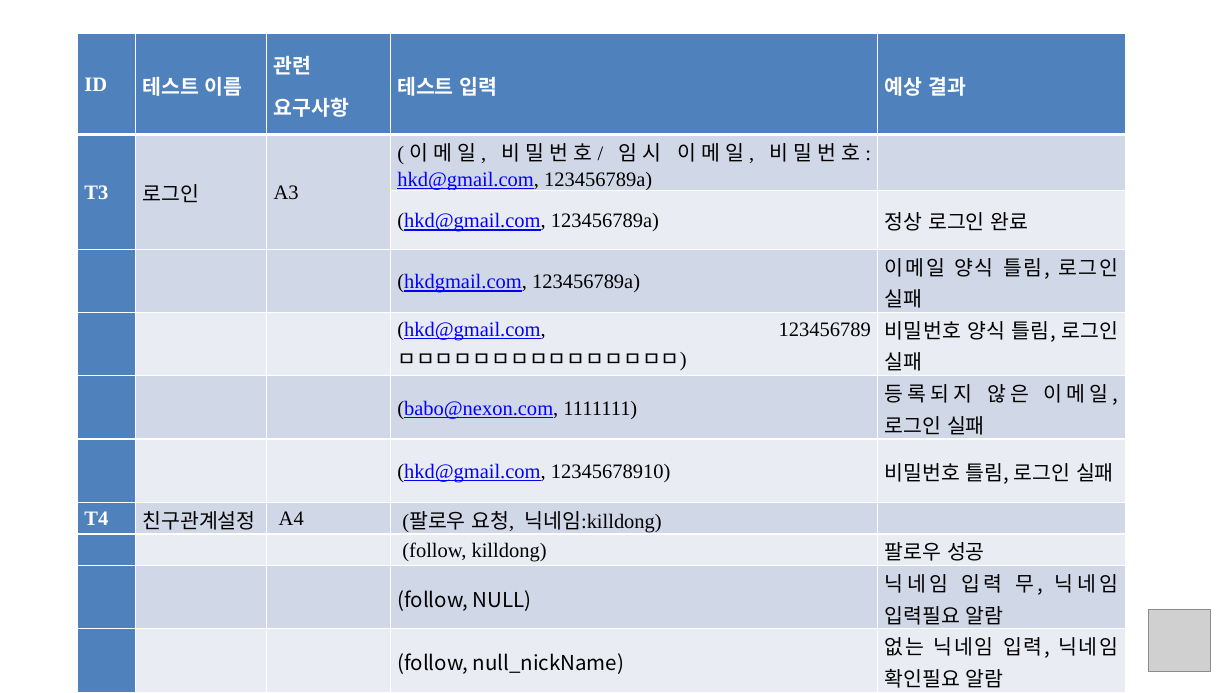
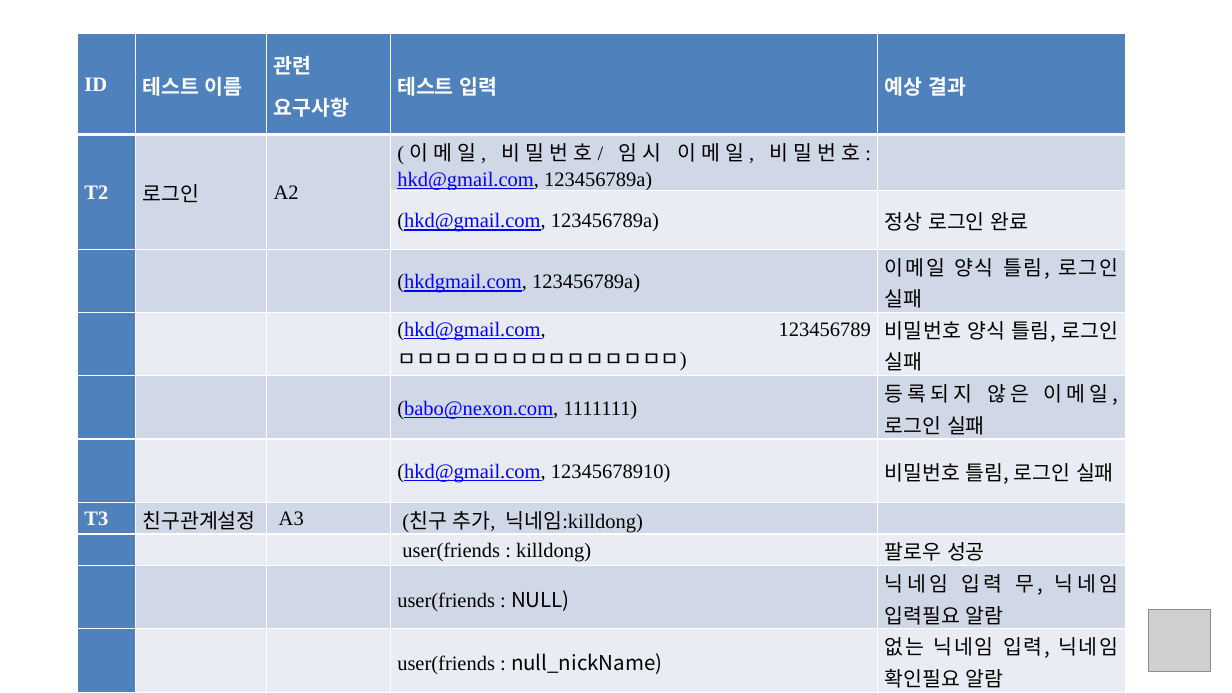
Before and after one commit to gestgest/snsProject, a slide deck: slide 3 of document/testCase.pptx. Drawn at 1232x693 pixels with LibreOffice and Linux fonts; fonts in the diff are those of the drawing; grey boxes stand for pictures. Boxes give left, top, right and bottom in pixels: in the first picture for what was removed or moved away, otherwise in the second. Text is boxed around its words. In the diff, an @@ line names an element or a change of style, - is before the commit and + after.

```diff
--- a/document/testCase.pptx
+++ b/document/testCase.pptx
@@ table at (x1=78, y1=33, x2=1127, y2=692) @@
-row 2, column 1: T3
+row 2, column 1: T2
-row 2, column 3: A3
+row 2, column 3: A2
-row 8: T4 | 친구관계설정 | A4 | (팔로우 요청, 닉네임:killdong) | 
+row 8: T3 | 친구관계설정 | A3 | (친구 추가, 닉네임:killdong) | 
-row 9, column 4: (follow, killdong)
+row 9, column 4: user(friends : killdong)
-row 10, column 4: (follow, NULL)
+row 10, column 4: user(friends : NULL)
-row 11, column 4: (follow, null_nickName)
+row 11, column 4: user(friends : null_nickName)
```
Also in this commit, not shown: 2 other slides changed, 1 other file.
